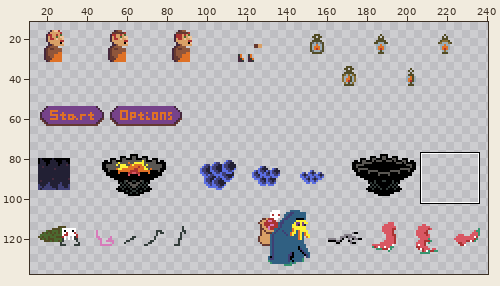
Two versions of one pixel-art file, Assets/Sprites/AllAboutYouSpriteSheet.aseprite. The picture above shows the old version from afar; the outline marks the close-up.
Close-up. Before:
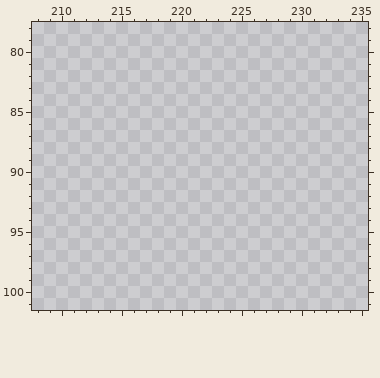
256x256 pixels, 1 frame. Shown: x 208..235, y 78..101. The wide view leaves out empty margins.
Palette (. is transparent): 
Once edited:
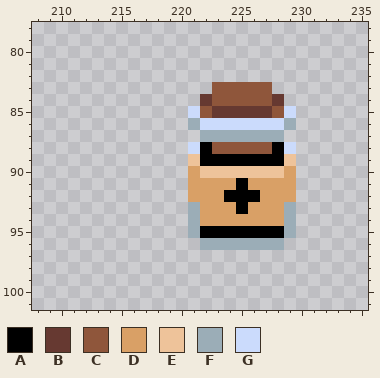
Colours new in this view: A #000000  B #663931  C #8f563b  D #d9a066  E #eec39a  F #9badb7  G #cbdbfc
Message: readded oil pickup to sprite sheet
Edits made:
Colour A now appears in row 88 at x 222 and 228; in row 89 at x 222 to 228; in row 91 at x 225; in row 92 at x 224 to 226; in row 93 at x 225; in row 95 at x 222 to 228.
Colour B now appears in row 84 at x 222 and 228; in row 85 at x 223 to 227.
Colour C now appears in rows 83 to 84 at x 223 to 227; in row 85 at x 222 and 228; in row 88 at x 223 to 227.
Colour D now appears in row 90 at x 221 and 229; in row 91 at x 221 to 224 and 226 to 229; in row 92 at x 221 to 223 and 227 to 229; in row 93 at x 222 to 224 and 226 to 228; in row 94 at x 222 to 228.
Colour E now appears in row 89 at x 221 and 229; in row 90 at x 222 to 228.
Colour F now appears in row 86 at x 221 and 229; in row 87 at x 222 to 228; in rows 93 to 95 at x 221 and 229; in row 96 at x 222 to 228.
Colour G now appears in row 85 at x 221 and 229; in row 86 at x 222 to 228; in row 88 at x 221 and 229.
